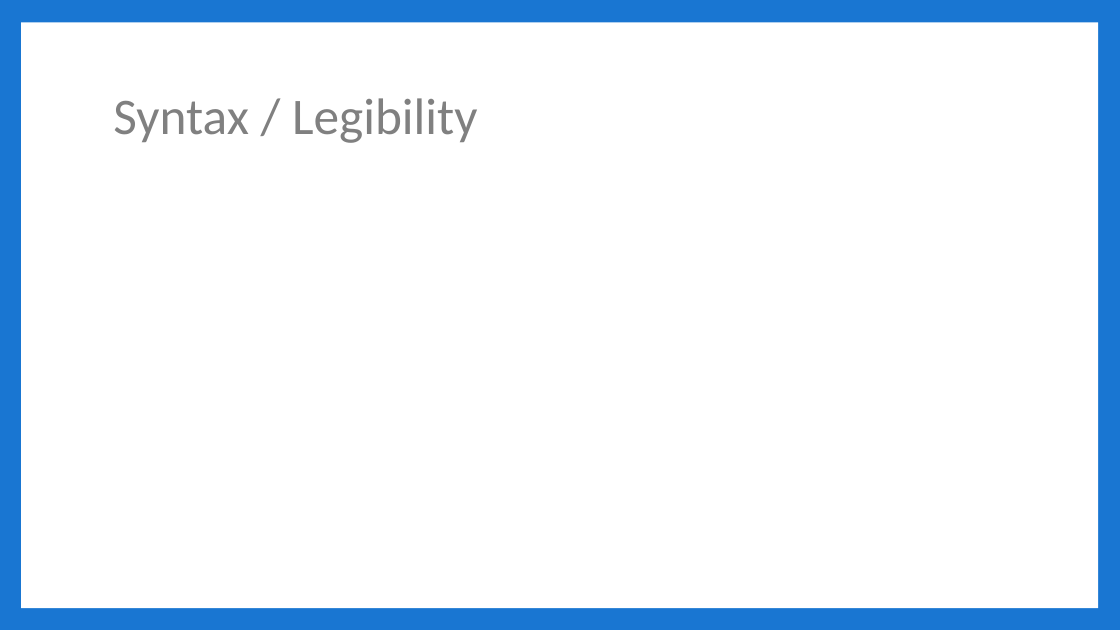
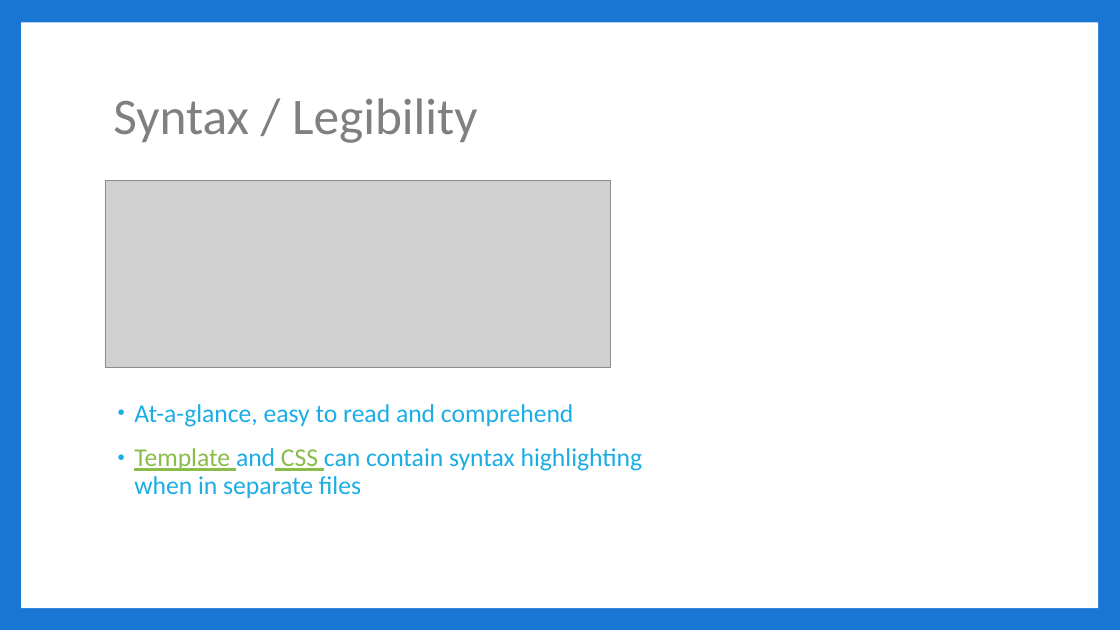
Before and after one commit to jbicks/angular2-demo, a slide deck: slide 8 of Angular2.pptx (slide 7 before the commit). Drawn at 1120x630 pixels with LibreOffice and Linux fonts; fonts in the diff are those of the drawing; grey boxes stand for pictures. Boxes give left, top, right and bottom in pixels: in the first picture for what was removed or moved away, otherwise in the second. Text is boxed around its words. In the diff, an @@ line names an element or a change of style, - is before the commit and + after.

```diff
--- a/Angular2.pptx
+++ b/Angular2.pptx
@@ picture added at (105,181,611,368) @@
@@ text added at (134,404,643,498), 22 pt, text #1CADE4 @@
+• At-a-glance, easy to read and comprehend
+• Template and CSS can contain syntax highlighting when in separate files
```
Also in this commit, not shown: 3 other slides changed, 8 slides added, 7 slides removed, 5 other files.
